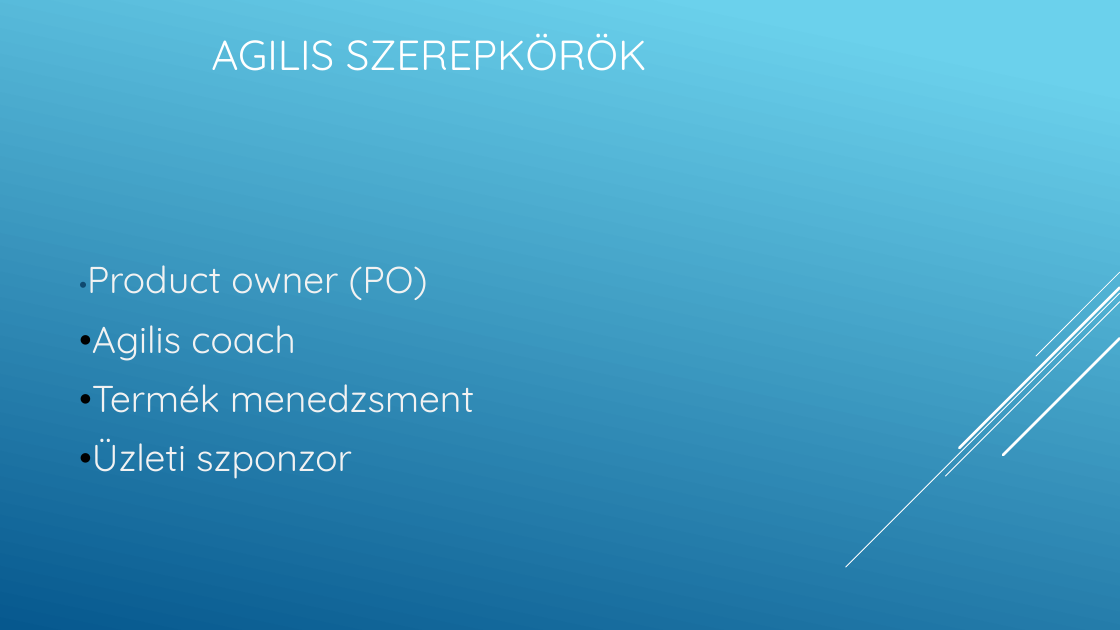
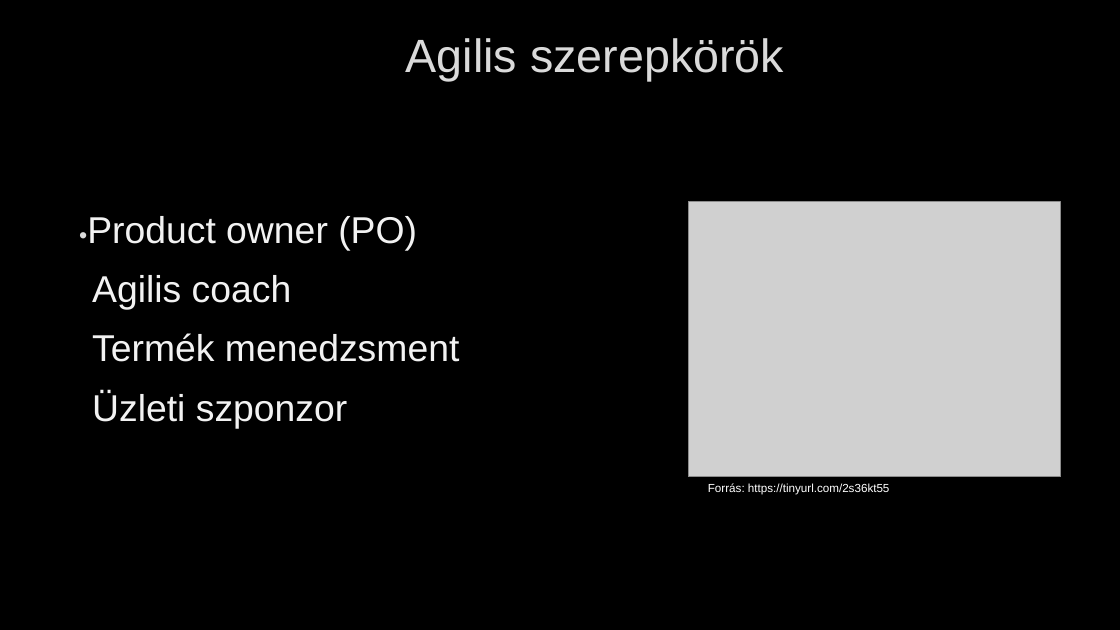
Before and after one commit to gutibalintka/iktppt, a slide deck: slide 6 of Agilis modell.pptx. Drawn at 1120x630 pixels with LibreOffice and Linux fonts; fonts in the diff are those of the drawing; grey boxes stand for pictures; background and template pictures are left out. Boxes give left, top, right and bottom in pixels: in the first picture for what was removed or moved away, otherwise in the second. Text is boxed around its words. In the diff, an @@ line names an element or a change of style, - is before the commit and + after.

Commit message:
Add files via upload
Források hozzáadása, háttér változtatása

```diff
--- a/Agilis modell.pptx
+++ b/Agilis modell.pptx
@@ background gradient #6ED2EB to #06588E to picture (left out) @@
@@ title at [406, 38, 784, 81]: text changed; size 36 to 40 pt; font Quicksand to Arial; text colour #FFFFFF to #DADADA @@
-AGILIS SZEREPKÖRÖK
+Agilis szerepkörök
@@ text "•Product owner (PO)" at [79, 216, 459, 429]: font Quicksand to Arial, letter outline none to #404040 0.75 pt; text colour #0F496F to #DADADA in "•Product"; vertical alignment middle to top @@
@@ picture added at [688, 202, 1061, 476] @@
@@ group removed at [846, 272, 1120, 567]: 5 lines @@
@@ text added at [708, 483, 890, 495], 10 pt, text #FFFFFF @@
+Forrás: https://tinyurl.com/2s36kt55
```
Also in this commit, not shown: 8 other slides changed.
